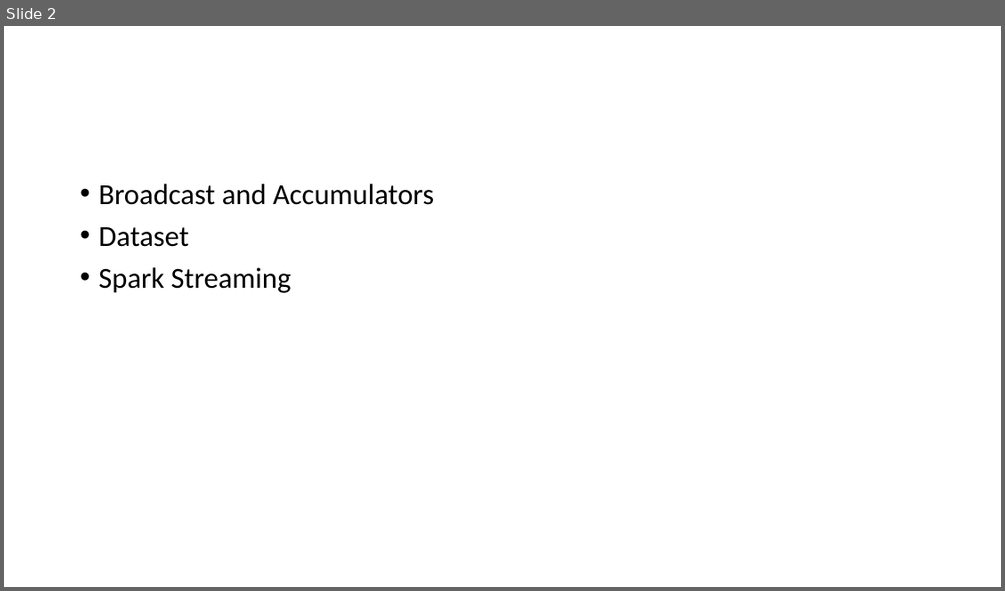
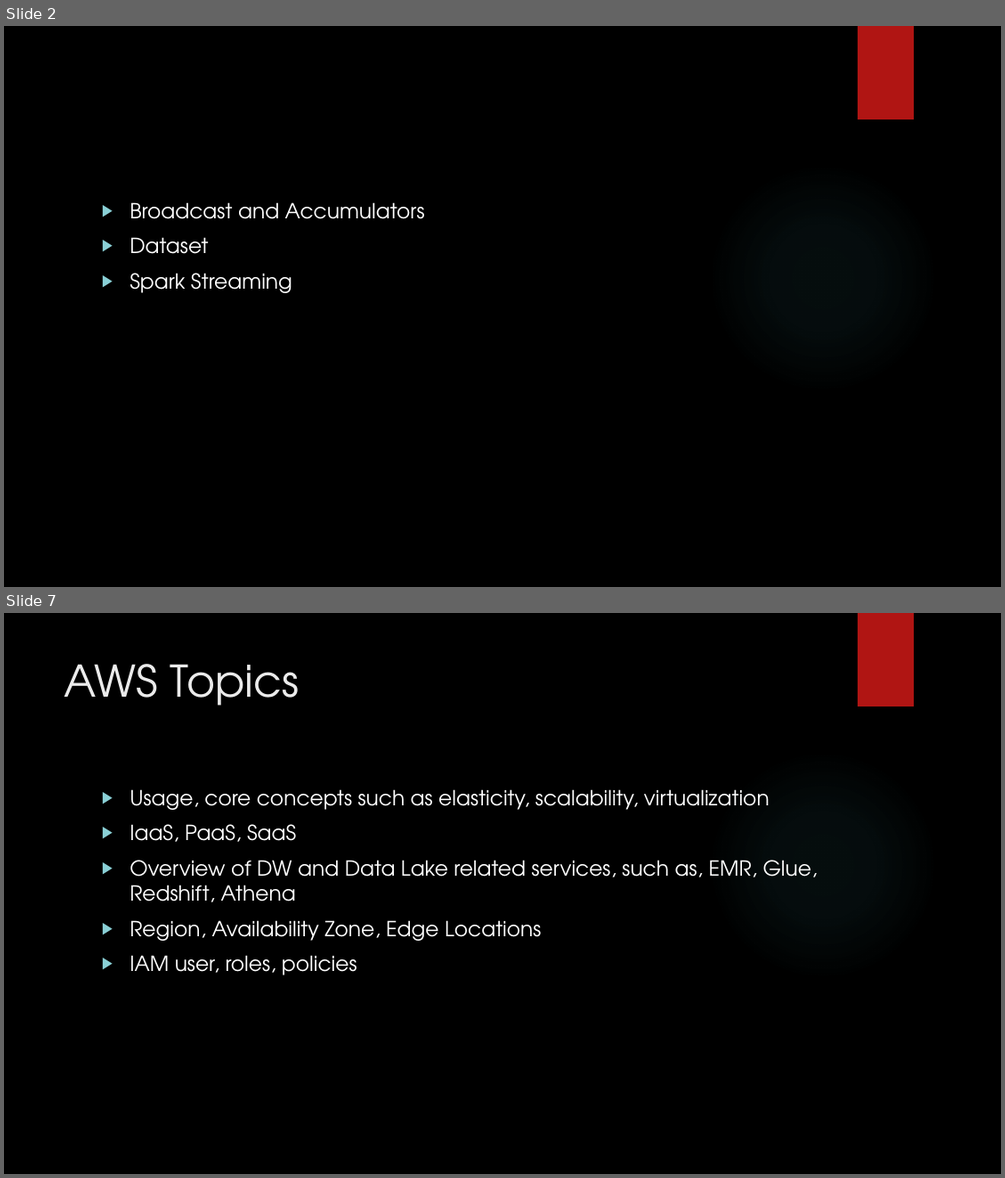
Before and after one commit to karthick1808/CDB21DW007, a slide deck: Presentation.pptx. Shown one above the other, each under a label of ours: slide 2 before the commit, slides 2 and 7 after it; the slides between them are not shown. The pictures are 1005x591 and 1005x1178 pixels, drawn with LibreOffice and Linux fonts; fonts in the diff are those of the drawing; background and template pictures are left out. Boxes give left, top, right and bottom in pixels: in the first picture for what was removed or moved away, otherwise in the second. Text is boxed around its words. In the diff, an @@ line names an element or a change of style, - is before the commit and + after.

```diff
--- a/Presentation.pptx
+++ b/Presentation.pptx
@@ slide 7 added at (4,613,1001,1174), background picture (left out); not listed: 2 template elements that a slide beside it also shows @@
@@ title added at (65,664,299,706), 42 pt, text #EBEBEB @@
+AWS Topics
@@ text added at (129,789,817,975), 20 pt, text #FFFFFF @@
+▶ Usage, core concepts such as elasticity, scalability, virtualization
+▶ IaaS, PaaS, SaaS
+▶ Overview of DW and Data Lake related services, such as, EMR, Glue, Redshift, Athena
+▶ Region, Availability Zone, Edge Locations
+▶ IAM user, roles, policies
@@ slide 2 changed as well @@
@@ background #FFFFFF to picture (left out) @@
@@ rectangle added at (858,26,914,119), fill #B01513 @@
@@ ellipse added at (708,163,938,394), fill gradient #50B9C1 @@
@@ text "Broadcast and Accumulators": place and size @@
-text "Broadcast and Accumulators" at (98,184,434,293)
+text "Broadcast and Accumulators" at (129,202,425,293)
@@ text "Broadcast and Accumulators" at (129,202,425,293): size 28 to 20 pt, font Calibri to TeX Gyre Adventor, text colour #000000 to #FFFFFF; bullet • to ▶; line spacing 0.9 to 1 @@
```
Also in this commit, not shown: 3 other slides changed, 19 other slides added, 1 slide removed.
